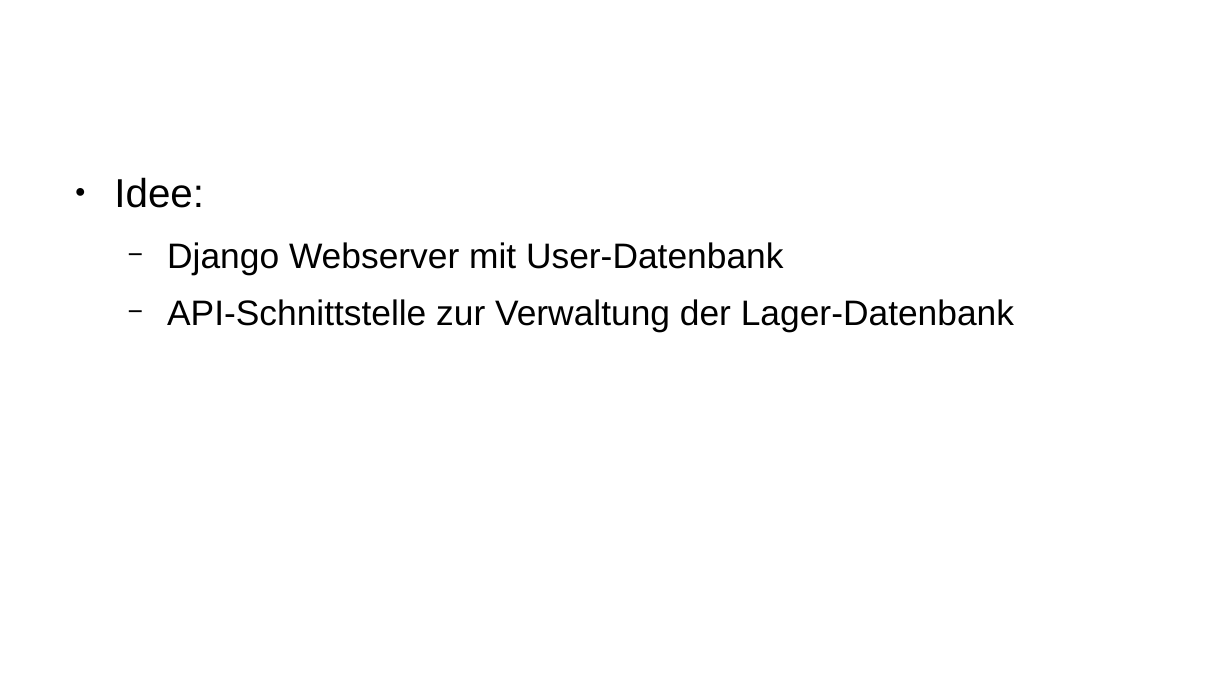
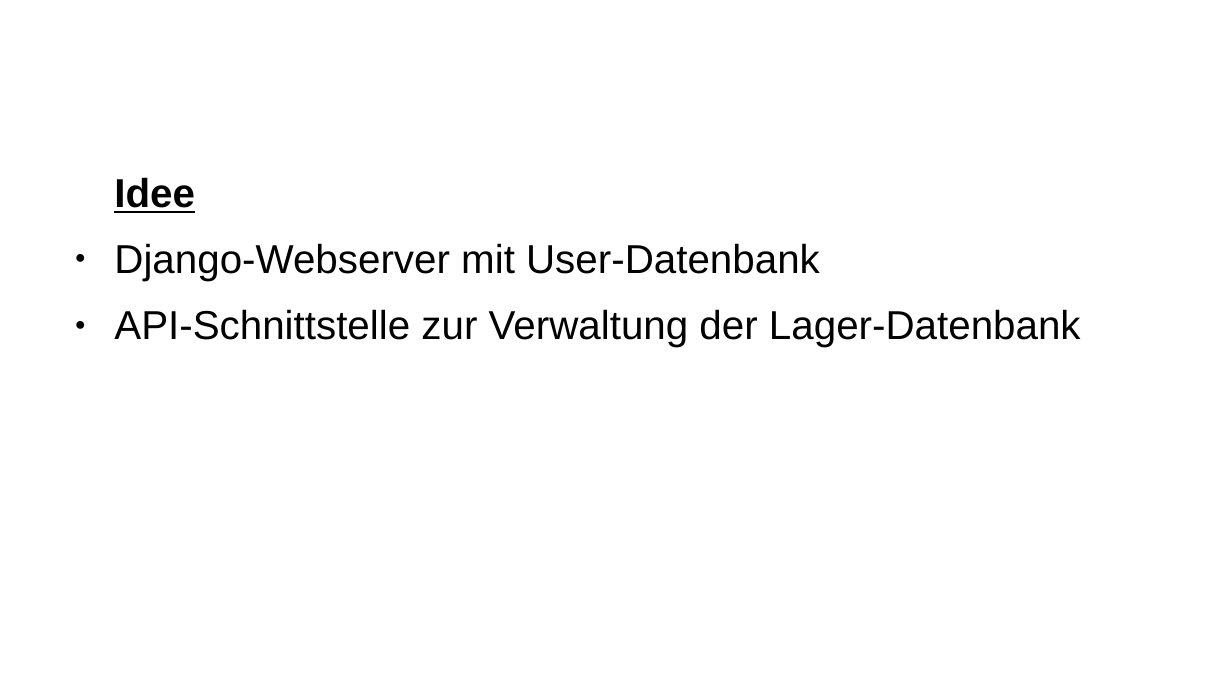
Before and after one commit to peterLERNSAX/softwaredd, a slide deck: slide 9 of softwaredd.odp (slide 7 before the commit). Drawn at 1232x693 pixels with LibreOffice and Linux fonts; fonts in the diff are those of the drawing; background and template pictures are left out. Boxes give left, top, right and bottom in pixels: in the first picture for what was removed or moved away, otherwise in the second. Text is boxed around its words. In the diff, an @@ line names an element or a change of style, - is before the commit and + after.

Commit message:
adding TOM

```diff
--- a/softwaredd.odp
+++ b/softwaredd.odp
@@ text at <box>114,177,820,281</box>: text changed; size 22.8 to 26 pt @@
-● Idee:
-  − Django Webserver mit User-Datenbank
+Idee
+● Django-Webserver mit User-Datenbank
@@ text at <box>114,309,1081,347</box>: size 22.8 to 26 pt in "API-Schnittstelle zur Verwaltung der Lager-Datenbank"; bullet − to ●; list level 2 to 1 in "API-Schnittstelle zur Verwaltung der Lager-Datenbank" @@
```
Also in this commit, not shown: 2 slides added.
